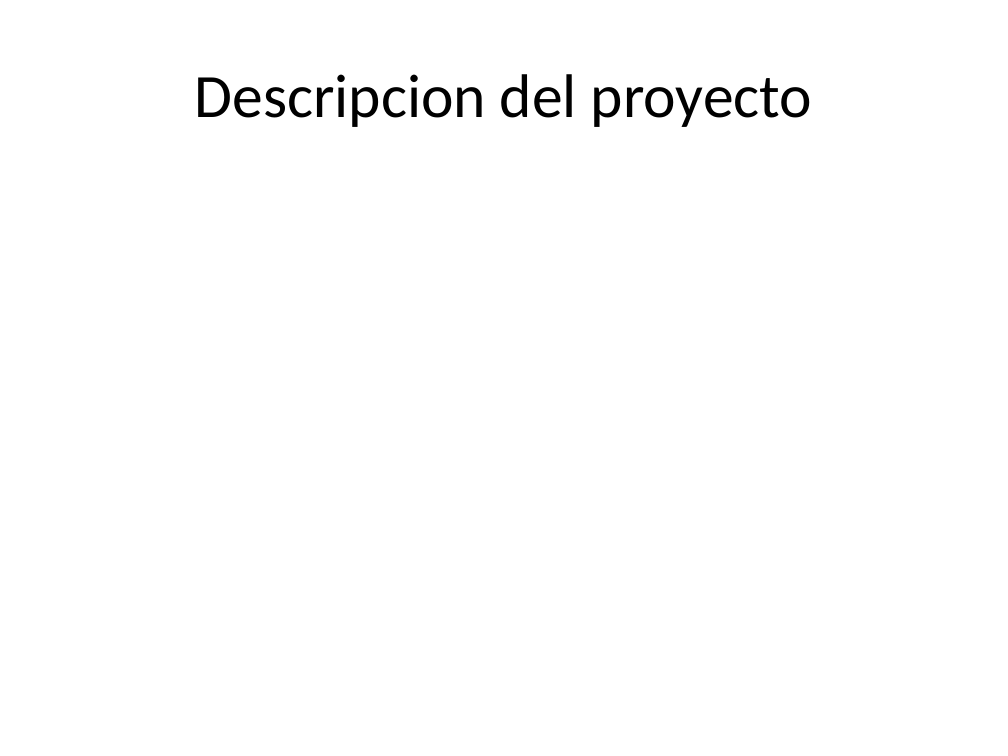
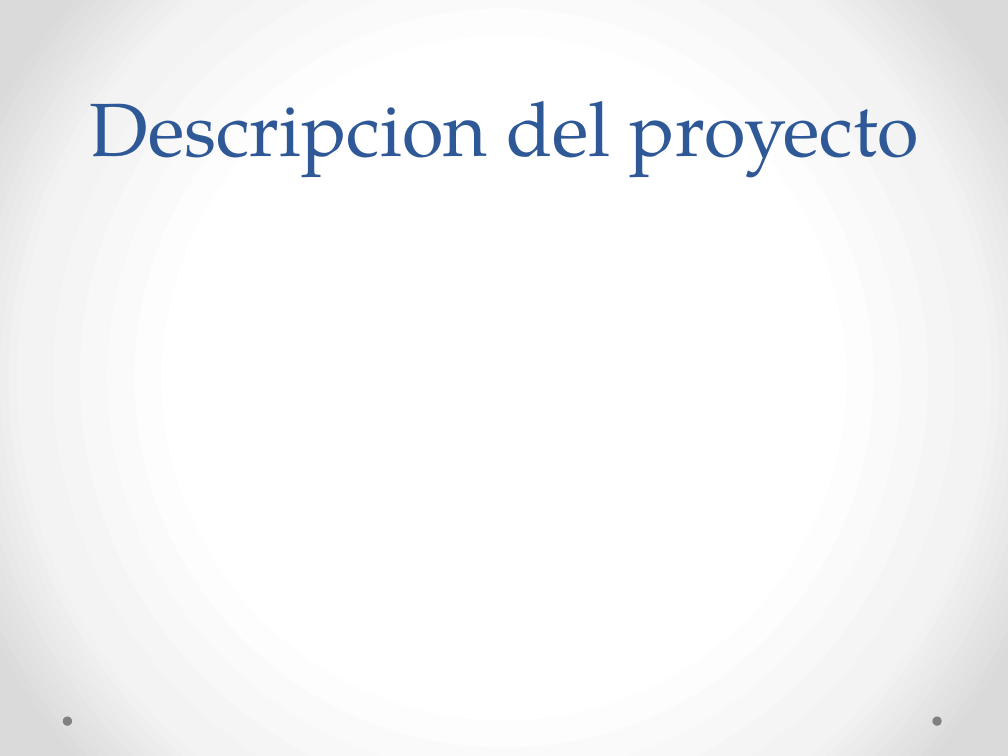
Before and after one commit to GuilleMiranda/trabajo_cooler, a slide deck: slide 2 of theCoolerPpt.pptx. Drawn at 1008x756 pixels with LibreOffice and Linux fonts; fonts in the diff are those of the drawing. Boxes give left, top, right and bottom in pixels: in the first picture for what was removed or moved away, otherwise in the second. Text is boxed around its words. In the diff, an @@ line names an element or a change of style, - is before the commit and + after.

```diff
--- a/theCoolerPpt.pptx
+++ b/theCoolerPpt.pptx
@@ background #FFFFFF to gradient #FFFFFF to #F4F4F4 to #DADADA @@
@@ title "Descripcion del proyecto": place and size @@
-title "Descripcion del proyecto" at <box>195,74,812,127</box>
+title "Descripcion del proyecto" at <box>90,101,919,178</box>
@@ title "Descripcion del proyecto" at <box>90,101,919,178</box>: size 44 to 54 pt, font Calibri to TeX Gyre Pagella, text colour #000000 to #2F5897; line spacing 1 to 58pt; vertical alignment middle to bottom @@
@@ ellipse added at <box>62,717,72,726</box>, fill #808080 @@
@@ ellipse added at <box>932,717,941,726</box>, fill #808080 @@
```
Also in this commit, not shown: 5 other slides changed, 1 slide added, 1 slide removed.
